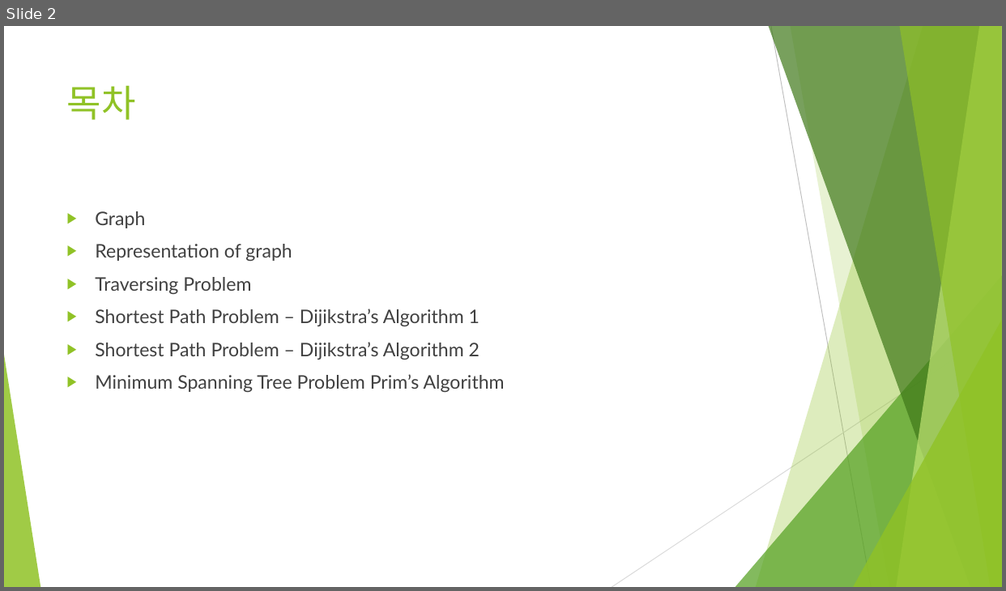
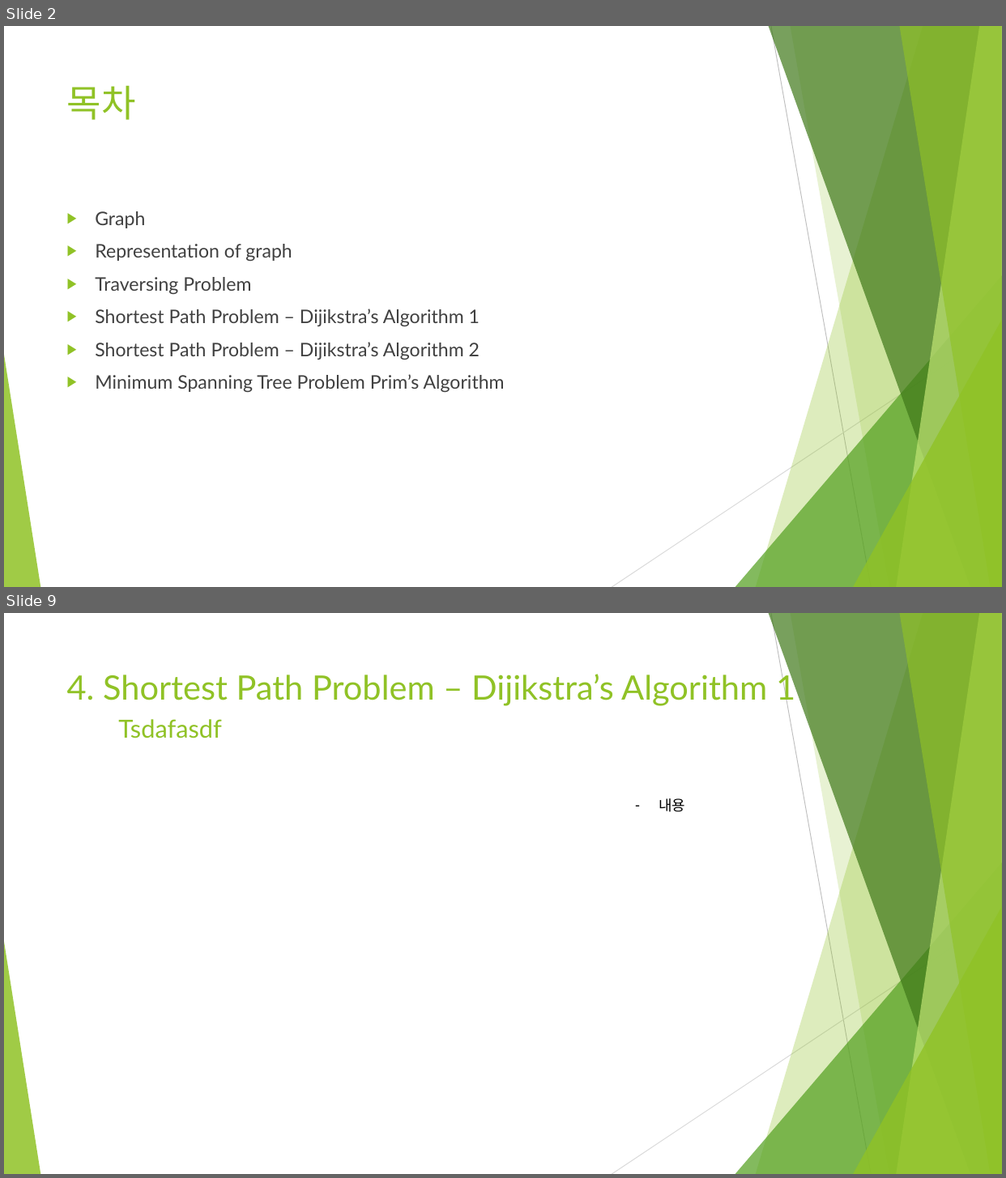
Before and after one commit to Heechul90/Data_Structure_and_Algorithms, a slide deck: 2. Non-Linear Structure, Optimiztion,and Algorithm/5/5. DataStructure & Algorithm 2.pptx. Shown one above the other, each under a label of ours: slide 2 before the commit, slides 2 and 9 after it; the slides between them are not shown. The pictures are 1006x591 and 1006x1178 pixels, drawn with LibreOffice and Linux fonts; fonts in the diff are those of the drawing. Boxes give left, top, right and bottom in pixels: in the first picture for what was removed or moved away, otherwise in the second. Text is boxed around its words. In the diff, an @@ line names an element or a change of style, - is before the commit and + after.

```diff
--- a/2. Non-Linear Structure, Optimiztion,and Algorithm/5/5. DataStructure & Algorithm 2.pptx
+++ b/2. Non-Linear Structure, Optimiztion,and Algorithm/5/5. DataStructure & Algorithm 2.pptx
@@ slide 9 added at [4, 613, 1002, 1174], background #FFFFFF; not listed: 10 template elements that a slide beside it also shows @@
@@ title added at [67, 671, 795, 707], 32.4 pt, text #90C226 @@
+4. Shortest Path Problem – Dijikstra’s Algorithm 1
@@ text added at [118, 719, 222, 739], 24 pt, text #90C226 @@
+Tsdafasdf
@@ text added at [658, 798, 685, 812], 14 pt, text #000000 @@
+– 내용
```
Also in this commit, not shown: 1 slide changed, 8 other slides added, 1 slide removed.
